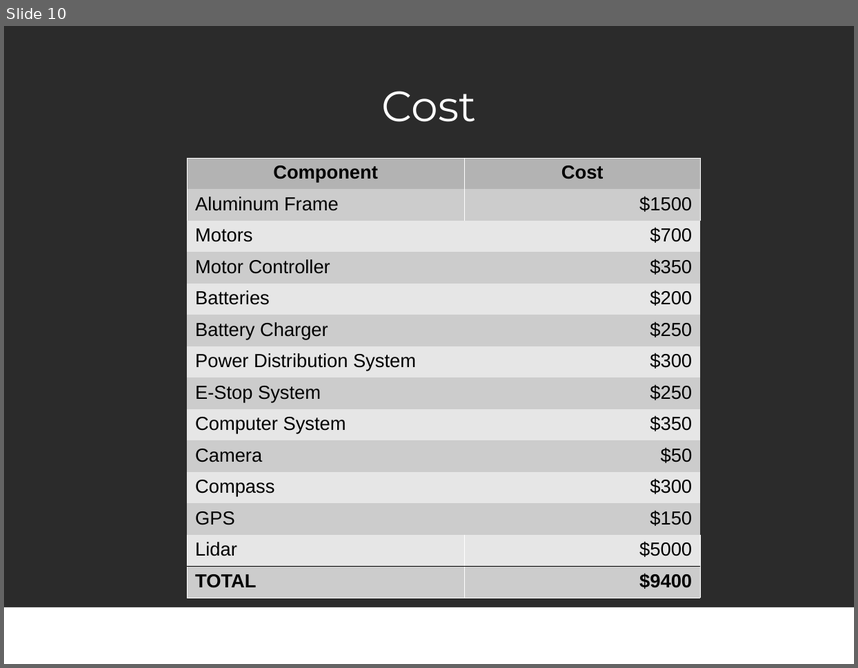
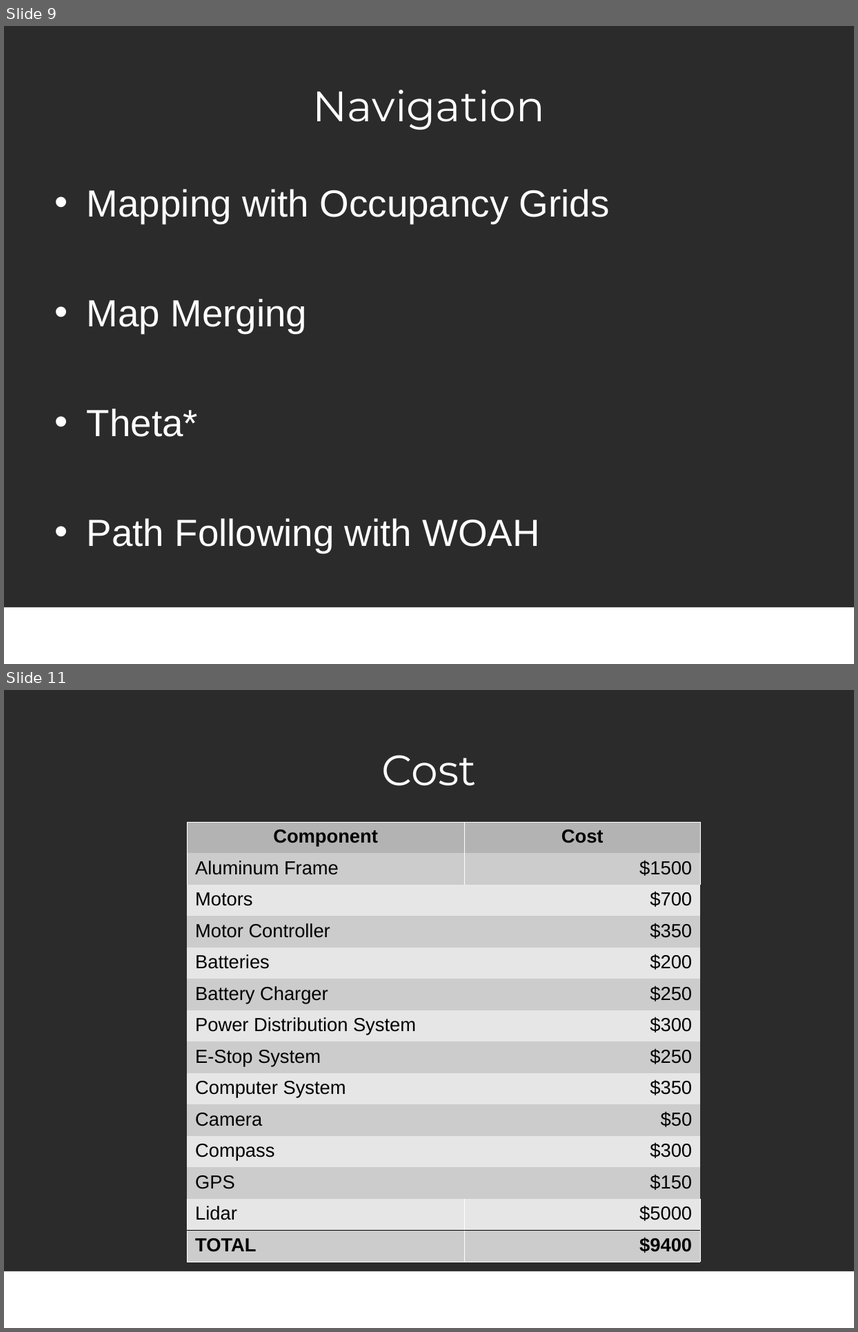
Before and after one commit to UML-Robotics-Club/igvc-2012, a slide deck: Presentation/Stark_Presentation_2012.odp. Shown one above the other, each under a label of ours: slide 10 before the commit, slides 9 and 11 after it; the slides between them are not shown. The pictures are 858x668 and 858x1332 pixels, drawn with LibreOffice and Linux fonts; fonts in the diff are those of the drawing; background and template pictures are left out; a plain dark background stands for a picture behind light text. Boxes give left, top, right and bottom in pixels: in the first picture for what was removed or moved away, otherwise in the second. Text is boxed around its words. In the diff, an @@ line names an element or a change of style, - is before the commit and + after.

```diff
--- a/Presentation/Stark_Presentation_2012.odp
+++ b/Presentation/Stark_Presentation_2012.odp
@@ slide 9 added at [4, 26, 854, 664], background picture (left out); not listed: 1 template element that a slide beside it also shows @@
@@ title added at [313, 89, 545, 130], 36 pt, text #FFFFFF @@
+Navigation
@@ text added at [87, 189, 610, 552], 32 pt, text #FFFFFF @@
+• Mapping with Occupancy Grids
+• Map Merging
+• Theta*
+• Path Following with WOAH
@@ what was slide 10 is now slide 11 @@
```
Also in this commit, not shown: 2 other slides added, 2 slides removed, 3 other files.
